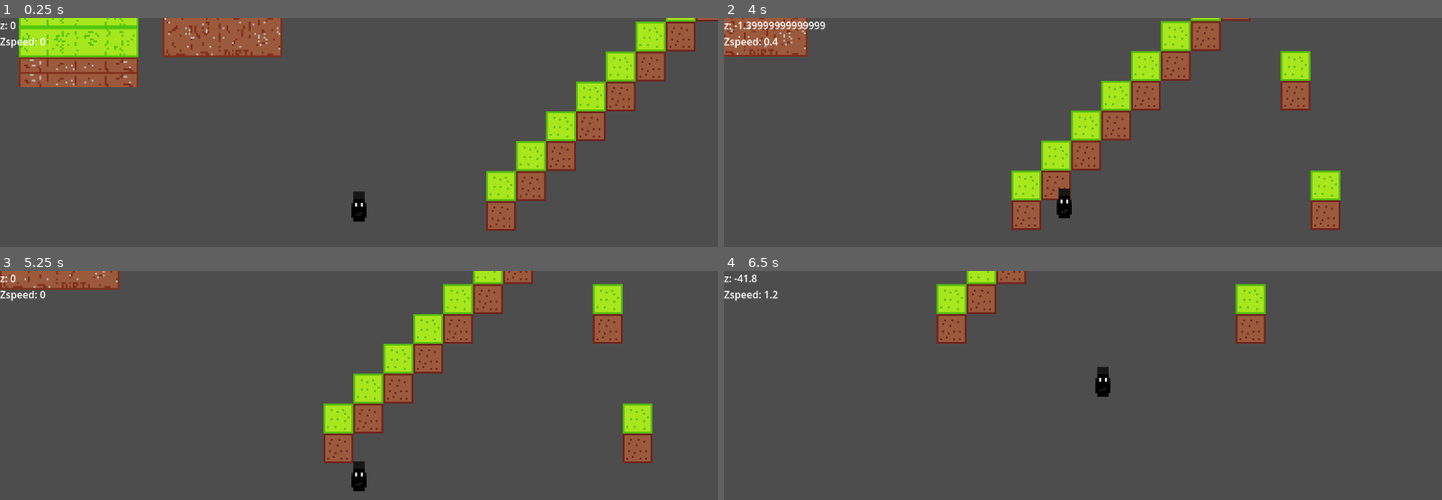
Above: before the commit, frames 1-4 (two rows, left to right).
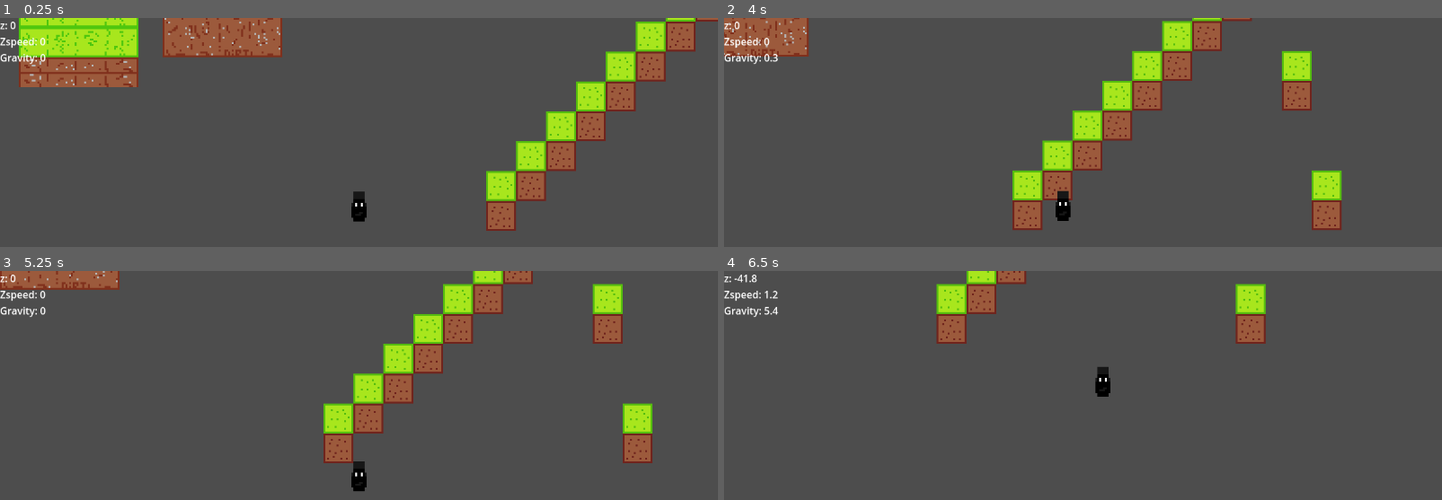
Above: after the commit, the same moments.

Repository: vitor-luis3301/Godot-Top-Down-Platformer
Game: Godot game, scene res://main.tscn
Two runs of this game, one before a commit and one after it. Both use one fixed random seed, a clock stepped at 60 frames per second and the inputs below.
Inputs:
- Up to frame 1 (0.25 s): no input
- Up to frame 2 (4 s): tap Enter (ui_accept) at 0.5, 0.77, 1.52, 3.02, 3.77 s; hold Right (ui_right) 0.53-1.28 s; hold Down (ui_down) 1.28-2.03 s; hold Right (ui_right) 2.03-2.78 s; hold Up (ui_up) 2.78-3.53 s; hold Left (ui_left) from 3.53 s (still down)
- Up to frame 3 (5.25 s): tap Enter (ui_accept) at 4.52 s; release Left (ui_left) at 5.03 s; hold Down (ui_down) from 5.03 s (still down)
- Up to frame 4 (6.5 s): release Down (ui_down) at 5.78 s; hold Right (ui_right) from 5.78 s (still down); tap Enter (ui_accept) at 6.02 s

The runs differ from the first frame. In frame 1, 0.1% of the frame differs, in the area x 0-7%, y 15-21%; in frame 2, 3.0%, in the area x 0-87%, y 0-93%; in frame 3, 0.1%; in frame 4, 0.1%.

Commit message:
Update player.gd

Diff:
--- a/player.gd
+++ b/player.gd
@@ -3,7 +3,7 @@
 
 const SPEED = 300.0
 const JUMP_VELOCITY = -4
-var GRAVITY = 0
+var GRAVITY = 9
 
 # Vars to emulate z-axis
 var z = 0  #our z position
@@ -42,8 +42,14 @@
 		zspeed = JUMP_VELOCITY
 
 	if z < zfloor:
-		zspeed += GRAVITY
+		if jump == true:
+			zspeed += GRAVITY
+		else:
+			zspeed = GRAVITY
 		GRAVITY += .2
+
+	if GRAVITY > 9:
+		GRAVITY = 9
 
 	if z + zspeed >= zfloor:
 		z = zfloor
@@ -77,15 +83,14 @@
 	if instance_place(position.x, position.y, "Blocks"):
 		var block = instance_place(position.x, position.y, "Blocks")
 		#This checks are for making sure we're below the block
-		if block and block.z < z + zspeed and zfloor >= block.z:
+		if block and block.z < height+zspeed and zfloor >= block.z:
 			if zspeed <= 0 and z > block.z: #z > block.z ensures this change of zSpeed doesn't occur when we're above a block
 				zspeed += GRAVITY
-				GRAVITY += .2
+				GRAVITY += .3
 
 
 	z += zspeed
 	$Sprite2D.position.y = z
-	$CanvasLayer/Label.text = "z: " + str(z) + "\nZspeed: " + str(zspeed)
+	$CanvasLayer/Label.text = "z: " + str(z) + "\nZspeed: " + str(zspeed) + "\nGravity: " + str(GRAVITY)
 
-	if jump == false:
-		$Camera2D.position.y = lerp($Camera2D.position.y, zfloor, $Camera2D.position_smoothing_speed * delta)
+	$Camera2D.position.y = lerp($Camera2D.position.y, zfloor, $Camera2D.position_smoothing_speed * delta)
